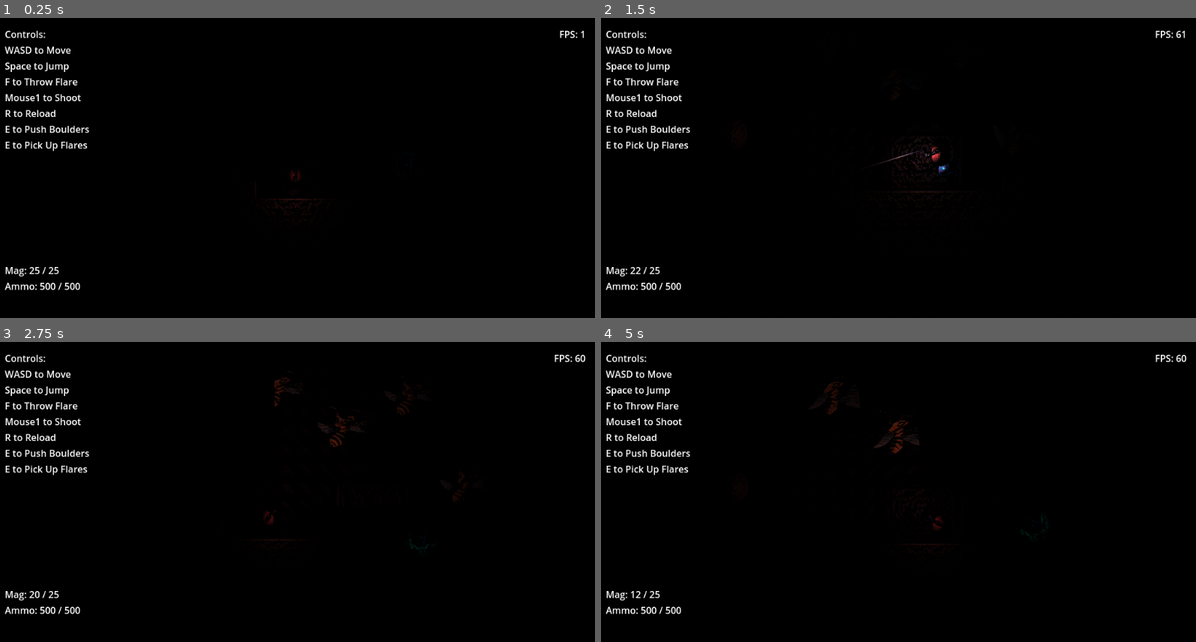
Above: before the commit, frames 1-4 (two rows, left to right).
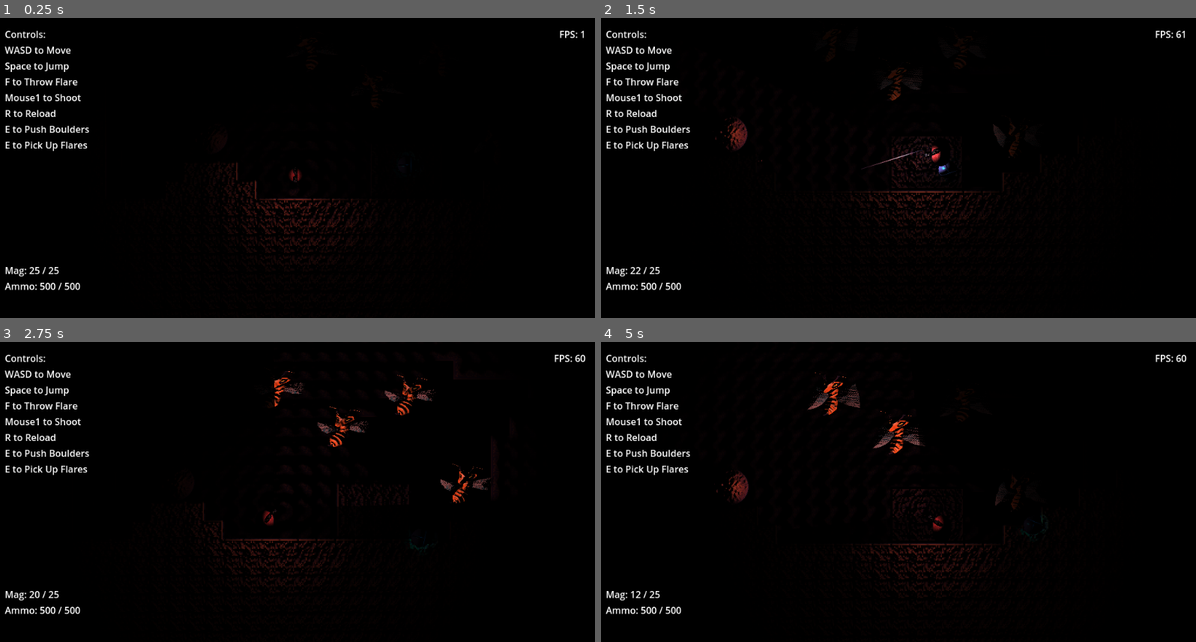
Above: after the commit, the same moments.

Repository: klsmith/2dplatformhordegame
Game: Godot game, scene res://test_level/test_level.tscn
Same seed, same stepped clock (60 frames per second), same inputs: the game is played once before the commit and once after it. Sound files missing from this copy of the repository are replaced by a short silence.
Inputs (mouse positions are in pixels of both pictures, inside the frame that each line leads up to):
- Up to frame 1 (0.25 s): no input
- Up to frame 2 (1.5 s): tap Enter at 0.5 s; move the mouse to (1029, 153) at 0.52 s; hold Right (player_right) 0.53-1.25 s; tap T (beetle_control) at 0.6 s; click (1029, 153) at 0.67 s; tap Space (player_jump) at 0.77 s; drag from (773, 183) to (868, 228) at 1.27 s
- Up to frame 3 (2.75 s): move the mouse to (357, 426) at 2.02 s; hold A (player_left) from 2.03 s (still down); hold E (player_interact) from 2.03 s (still down)
- Up to frame 4 (5 s): release A (player_left) at 2.75 s; release E (player_interact) at 2.75 s; drag from (868, 552) to (714, 447) at 2.77 s; tap Space (player_jump) at 3.5, 3.77 s; move the mouse to (1077, 537) at 3.52 s; hold Right (player_right) 3.53-4.25 s; tap Shift at 3.6 s; tap F1 (ui_fullscreen) at 4.15 s; drag from (714, 447) to (809, 417) at 4.27 s

The runs differ from the first frame. In frame 1, 1.1% of the frame differs, in the area x 35-68%, y 48-84%; in frame 2, 1.0%; in frame 3, 1.6%, in the area x 32-84%, y 9-84%; in frame 4, 1.6%.

Commit message:
fixed lighting, flare preloading, and fullscreen toggle

Diff:
--- a/flare/flare.gd
+++ b/flare/flare.gd
@@ -1,13 +1,13 @@
 extends RigidBody2D
 class_name Flare
 
-static var SCENE := "res://flare/flare.tscn"
+const SCENE := preload("res://flare/flare.tscn")
 
 var marked_for_destroy := false
 var pickup_target : Node2D = null
 
 static func create(initPosition: Vector2, initVelocity: Vector2) -> Flare:
-	var instance: Flare = load(SCENE).instantiate()
+	var instance: Flare = SCENE.instantiate()
 	instance.position = initPosition
 	instance.linear_velocity = initVelocity
 	instance.rotation = initVelocity.angle()
--- a/player/player.gd
+++ b/player/player.gd
@@ -45,7 +45,7 @@
 func _unhandled_input(event: InputEvent) -> void:
 	if event.is_action("ui_cancel"):
 		get_tree().quit()
-	if event.is_action("ui_fullscreen"):
+	if event.is_action_pressed("ui_fullscreen"):
 		var m = DisplayServer.window_get_mode()
 		if m == DisplayServer.WINDOW_MODE_WINDOWED:
 			DisplayServer.window_set_mode(DisplayServer.WINDOW_MODE_FULLSCREEN)
--- a/player/player.tscn
+++ b/player/player.tscn
@@ -88,13 +88,13 @@
 }
 
 [sub_resource type="Gradient" id="Gradient_iwxfb"]
-offsets = PackedFloat32Array(0, 0.15197, 0.20075, 0.309568, 1)
-colors = PackedColorArray(1, 1, 1, 1, 0.110646, 0.110646, 0.110646, 1, 0.0479792, 0.0479792, 0.0479792, 1, 0.00585661, 0.00585661, 0.00585661, 1, 0, 0, 0, 1)
+offsets = PackedFloat32Array(0, 0.415584, 1)
+colors = PackedColorArray(1, 1, 1, 1, 0.116883, 0.116883, 0.116883, 1, 0, 0, 0, 1)
 
 [sub_resource type="GradientTexture2D" id="GradientTexture2D_wqy0f"]
 gradient = SubResource("Gradient_iwxfb")
-width = 1024
-height = 1024
+width = 768
+height = 768
 fill = 1
 fill_from = Vector2(0.5, 0.5)
 fill_to = Vector2(0.5, 0)
@@ -105,6 +105,7 @@
 [sub_resource type="Gradient" id="Gradient_fvdq7"]
 interpolation_mode = 2
 interpolation_color_space = 2
+offsets = PackedFloat32Array(0.75974, 1)
 colors = PackedColorArray(1, 1, 1, 1, 0, 0, 0, 1)
 
 [sub_resource type="GradientTexture2D" id="GradientTexture2D_uun0o"]
@@ -343,7 +344,6 @@
 visible = false
 position = Vector2(-1.47, 0)
 color = Color(1, 0.541176, 0.541176, 1)
-energy = 0.5
 range_layer_min = -100
 shadow_filter = 2
 texture = SubResource("GradientTexture2D_wqy0f")
@@ -359,7 +359,6 @@
 visible = false
 rotation = 0.785398
 color = Color(1, 0.541176, 0.541176, 1)
-energy = 0.5
 range_layer_min = -100
 shadow_enabled = true
 shadow_filter = 2
Not shown, changed: export_presets.cfg
